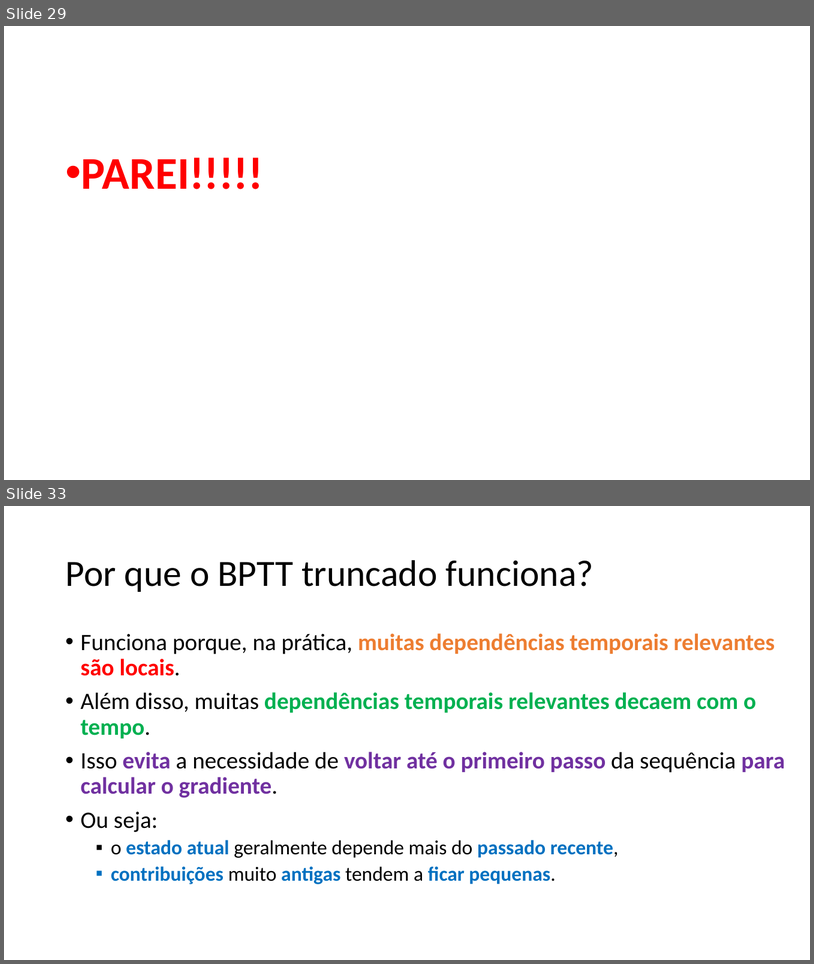
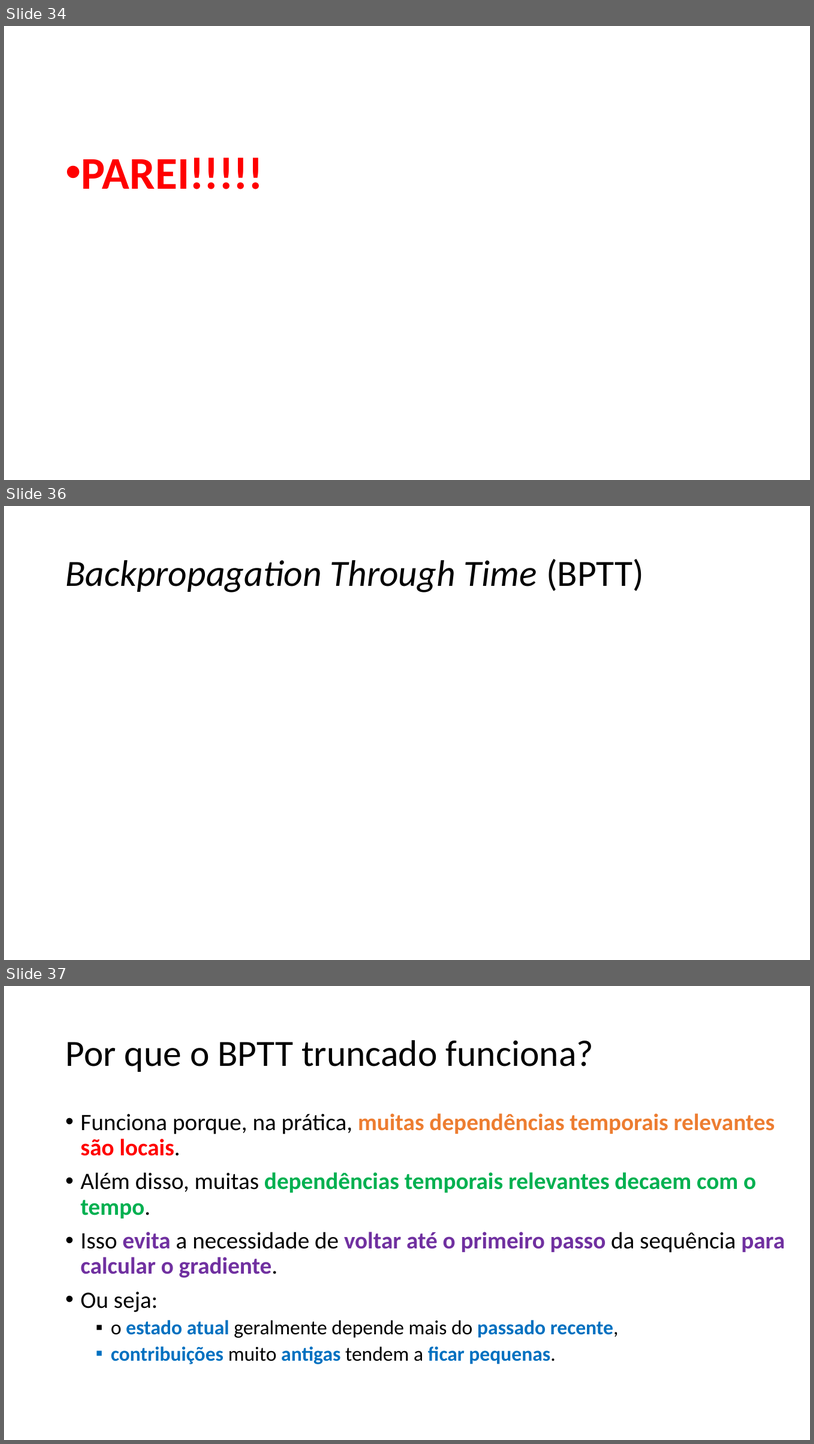
Before and after one commit to zz4fap/c24_inteligencia_artificial, a slide deck: slides/C24_RNN.pptx. Shown one above the other, each under a label of ours: slides 29 and 33 before the commit, slides 34, 36 and 37 after it; the slides between them are not shown. The pictures are 814x964 and 814x1444 pixels, drawn with LibreOffice and Linux fonts; fonts in the diff are those of the drawing; grey boxes stand for pictures. Boxes give left, top, right and bottom in pixels: in the first picture for what was removed or moved away, otherwise in the second. Text is boxed around its words. In the diff, an @@ line names an element or a change of style, - is before the commit and + after.

```diff
--- a/slides/C24_RNN.pptx
+++ b/slides/C24_RNN.pptx
@@ slide 36 added at (4,506,810,960), background #FFFFFF @@
@@ title added at (65,559,644,592), 44 pt, text #000000, italic @@
+Backpropagation Through Time (BPTT)
@@ what was slide 29 is now slide 34 @@
@@ what was slide 33 is now slide 37 @@
```
Also in this commit, not shown: 1 slide changed, 1 other slide added, 1 slide removed.
